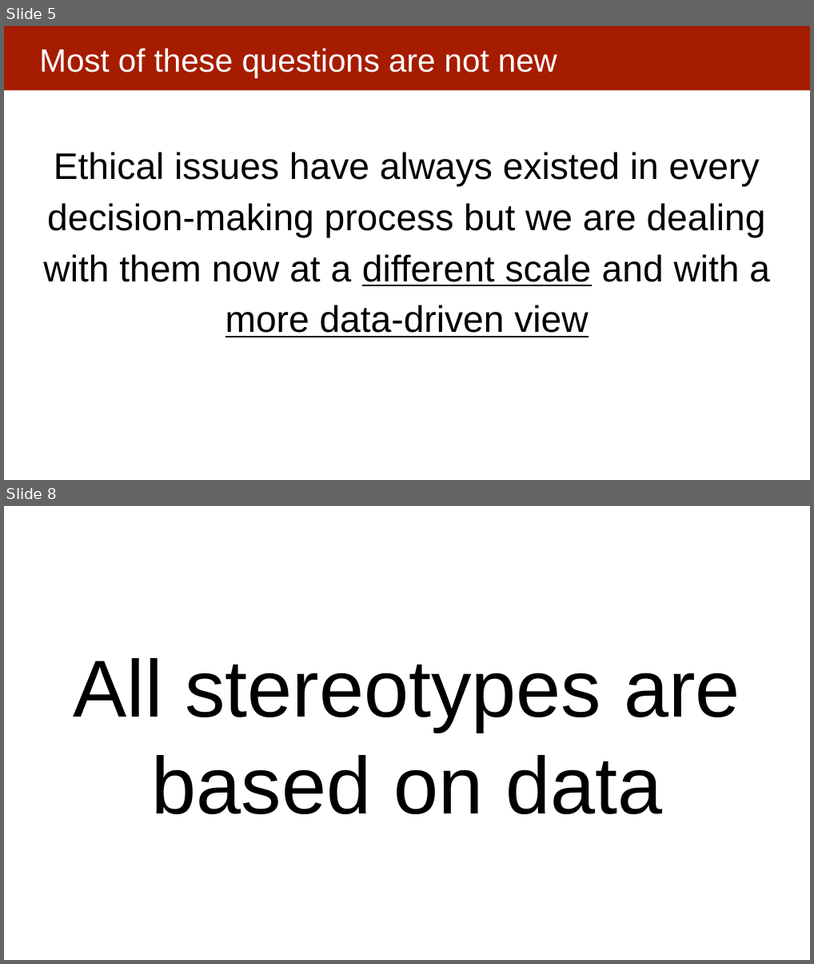
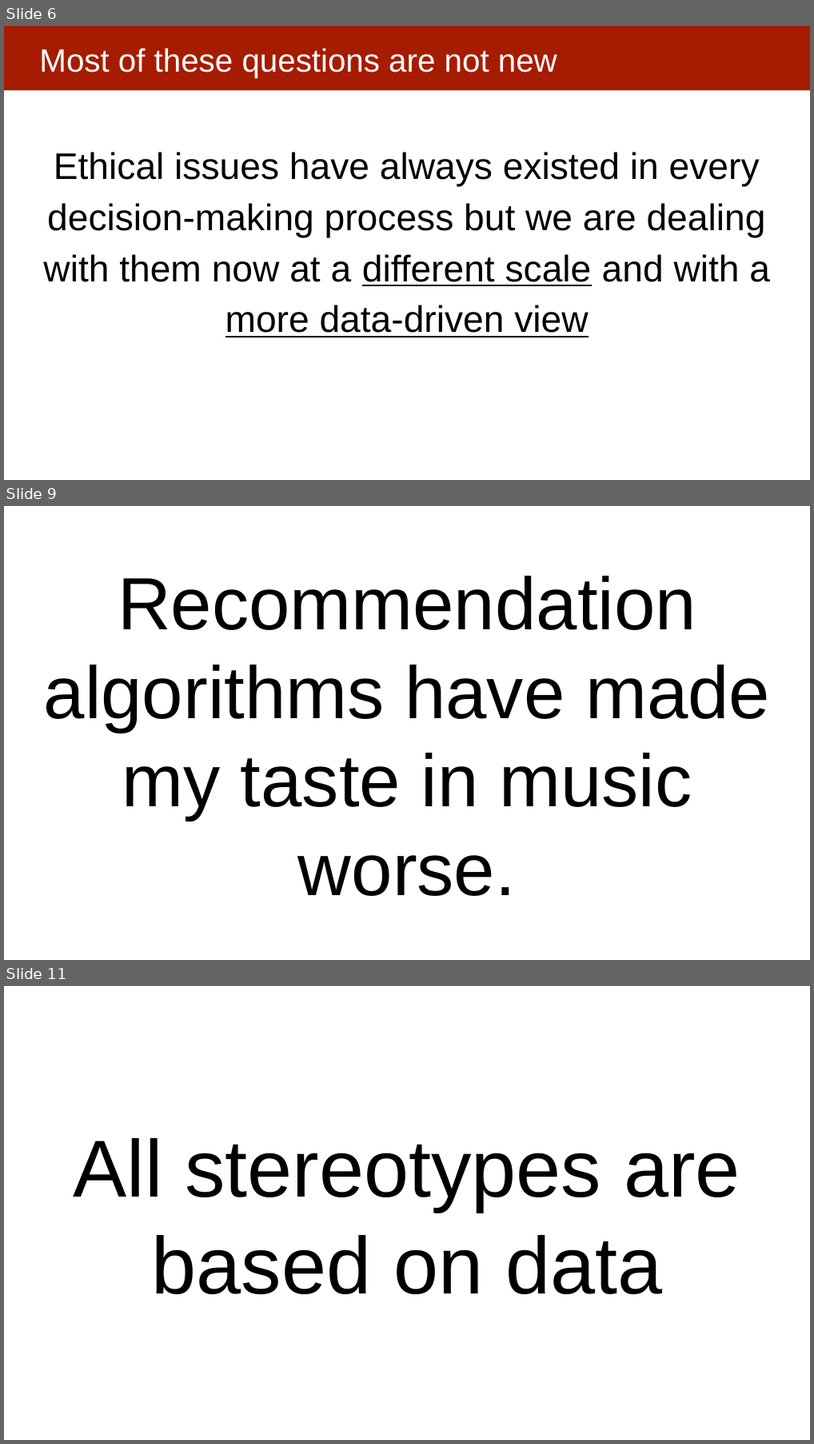
Before and after one commit to dssg/mlforpublicpolicylab, a slide deck: Lectures/EthicsOverview.pptx. Shown one above the other, each under a label of ours: slides 5 and 8 before the commit, slides 6, 9 and 11 after it; the slides between them are not shown. The pictures are 814x964 and 814x1444 pixels, drawn with LibreOffice and Linux fonts; fonts in the diff are those of the drawing. Boxes give left, top, right and bottom in pixels: in the first picture for what was removed or moved away, otherwise in the second. Text is boxed around its words. In the diff, an @@ line names an element or a change of style, - is before the commit and + after.

```diff
--- a/Lectures/EthicsOverview.pptx
+++ b/Lectures/EthicsOverview.pptx
@@ slide 9 added at bbox=[4, 506, 810, 960], background #FFFFFF @@
@@ title added at bbox=[44, 576, 770, 896], 88 pt, text #000000 @@
+Recommendation algorithms have made my taste in music worse.
@@ what was slide 5 is now slide 6 @@
@@ what was slide 8 is now slide 11 @@
```
Also in this commit, not shown: 3 slides changed, 29 other slides added, 3 slides removed, 3 other files.
